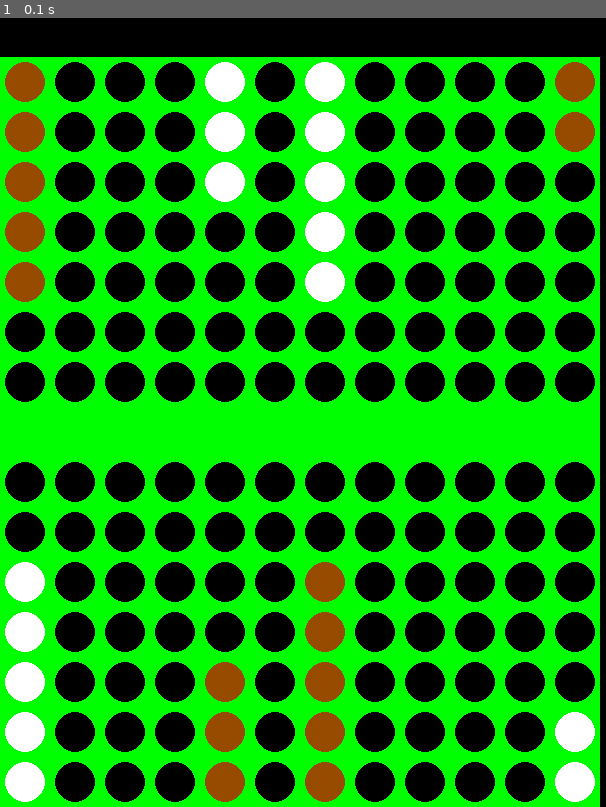
Above: before the commit, frame 1.
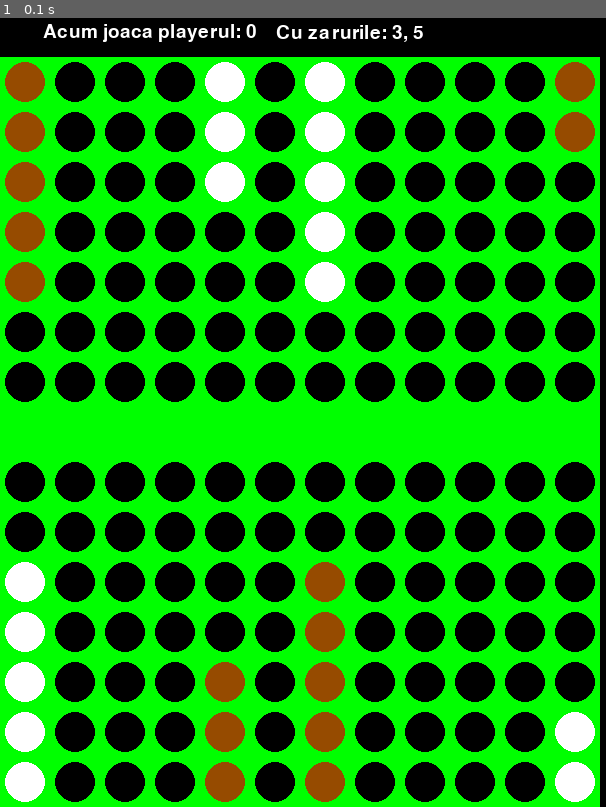
Above: after the commit, the same moment.

Repository: iulifeif/Backgammon-project
Game: pygame game, started from main.py
Same seed, same stepped clock (60 frames per second), same inputs: the game is played once before the commit and once after it.
Inputs:
- Up to frame 1 (0.1 s): no input

The runs differ from the first frame. In frame 1, 0.5% of the frame differs, in the area x 7-70%, y 0-4%.

Commit message:
add info about player and dices on Window

Diff:
--- a/game-interface.py
+++ b/game-interface.py
@@ -14,7 +14,7 @@
 SQUARESIZE = 50
 COLUMN_COUNT = 12
 ROW_COUNT = 16
-width = SQUARESIZE * (COLUMN_COUNT + 1)
+width = SQUARESIZE * COLUMN_COUNT
 height = SQUARESIZE * ROW_COUNT
 size = (width, height)
 RADIUS = int(SQUARESIZE / 2 - 5)
@@ -59,51 +59,40 @@
         for index_line in range(ROW_COUNT):
             pygame.draw.rect(screen, GREEN,
                              (index_column * SQUARESIZE, index_line * SQUARESIZE + SQUARESIZE, SQUARESIZE, SQUARESIZE))
-            pygame.draw.circle(screen, BLACK,
-                               (int(index_column * SQUARESIZE + SQUARESIZE / 2),
-                                int(index_line * SQUARESIZE + SQUARESIZE + SQUARESIZE / 2)),
-                               RADIUS)
+            if index_line != 7:
+                pygame.draw.circle(screen, BLACK,
+                                   (int(index_column * SQUARESIZE + SQUARESIZE / 2),
+                                    int(index_line * SQUARESIZE + SQUARESIZE + SQUARESIZE / 2)),
+                                   RADIUS)
     up_table, down_table = prepro(table)
     draw_pieces(up_table, 0)
     draw_pieces(down_table, 14)
 
 
 if __name__ == '__main__':
+
+    font = pygame.font.Font(None, 28)
+
     # infinite loop
     table = [2, 0, 0, 0, 0, -5, 0, -3, 0, 0, 0, 5, -5, 0, 0, 0, 3, 0, 5, 0, 0, 0, 0, -2]
     game_over = False
     screen = pygame.display.set_mode(size)
     board = create_board()
     draw_board(board, table)
-    pygame.display.update()
+
+
     selected_piece = 0
+    text = "player black"
     while not game_over:
+
+        text = font.render(text, True, RED, WHITE)
+        textRect = text.get_rect()
+        textRect.center = (SQUARESIZE / 2 + SQUARESIZE, SQUARESIZE / 2)
+        screen.blit(text, textRect)
+
         for event in pygame.event.get():
             if event.type == pygame.QUIT:
                 game_over = True
                 sys.exit()
-            if event.type == pygame.MOUSEBUTTONDOWN:
-                print(event.pos)
-            # if event.type == pygame.MOUSEBUTTONDOWN and not selected_piece:
-            #     x, y = event.pos
-            #     x = int(x % 50)
-            #     x = 0 if x <= 9 else:1
-            #     y = int(y % 50)
-            #     pygame.draw.circle(screen, RED,
-            #                        (int(y * SQUARESIZE + SQUARESIZE / 2),
-            #                         int(x * SQUARESIZE + SQUARESIZE + SQUARESIZE / 2)),
-            #                        RADIUS)
-            #     pygame.display.update()
-            #     pygame.display.flip()
-            #     selected_piece = 1
-            # if event.type == pygame.MOUSEBUTTONDOWN and selected_piece:
-            #     x, y = event.pos
-            #     x = int(x % 50)
-            #     y = int(y % 50)
-            #     pygame.draw.circle(screen, WHITE,
-            #                        (int(y * SQUARESIZE + SQUARESIZE / 2),
-            #                         int(x * SQUARESIZE + SQUARESIZE + SQUARESIZE / 2)),
-            #                        RADIUS)
-            #     pygame.display.update()
-            #     pygame.display.flip()
-            #     selected_piece = 0
+            pygame.display.update()
+        text = "player white"
--- a/main.py
+++ b/main.py
@@ -138,6 +138,7 @@
             return None
 
         dice = 24 - position if new_state.player == 0 else position + 1
+        print("zarul este: {}".format(dice))
 
         if new_state.first_dice and new_state.first_dice == dice:
             new_state.first_dice = 0
@@ -208,16 +209,33 @@
         return 11 - col
 
 
+def message(interf, table, text, number_message):
+    number = 3 if number_message == 1 else 7
+    textRect = text.get_rect()
+    textRect.center = (interf.squaresize * number, interf.squaresize / 2)
+    interf.screen.blit(text, textRect)
+    interf.draw_board(table)
+
+
 def play_game():
     game = Backgammon()
     game_over = False
     interf = Interface(game.table)
+    font = pygame.font.Font(None, 28)
     while not game.end_game() and not game_over:
         interf.draw_board(game.table)
 
-        print("Acum joaca playerul: {}".format(game.player))
+        # adaug informatii despre jucator si zaruri
+        text = font.render("Acum joaca playerul: {}".format(game.player), True, WHITE)
+        message(interf, game.table, text, 1)
+
+        # print("Acum joaca playerul: {}".format(game.player))
         game.roll_dices()
-        print("Cu zarurile: {}, {}".format(game.first_dice, game.second_dice))
+
+        text = font.render("Cu zarurile: {}, {}".format(game.first_dice, game.second_dice), True, WHITE)
+        message(interf, game.table, text, 2)
+
+        # print("Cu zarurile: {}, {}".format(game.first_dice, game.second_dice))
         print("Tabla de start: ")
         game.print_table()
         while game.need_to_put_in_house():
